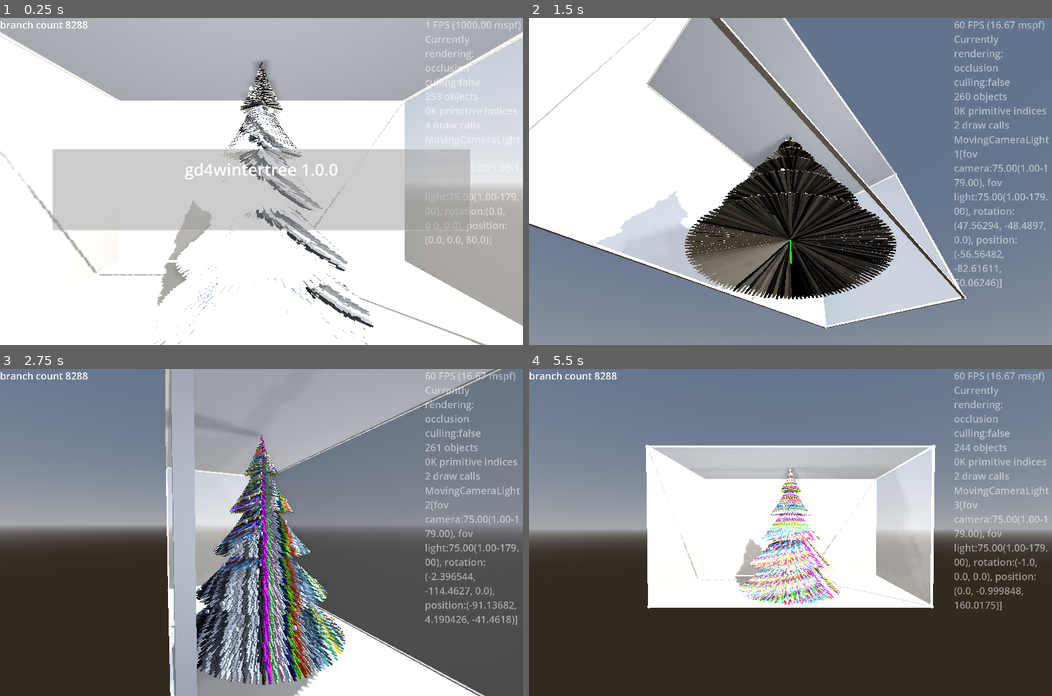
Above: before the commit, frames 1-4 (two rows, left to right).
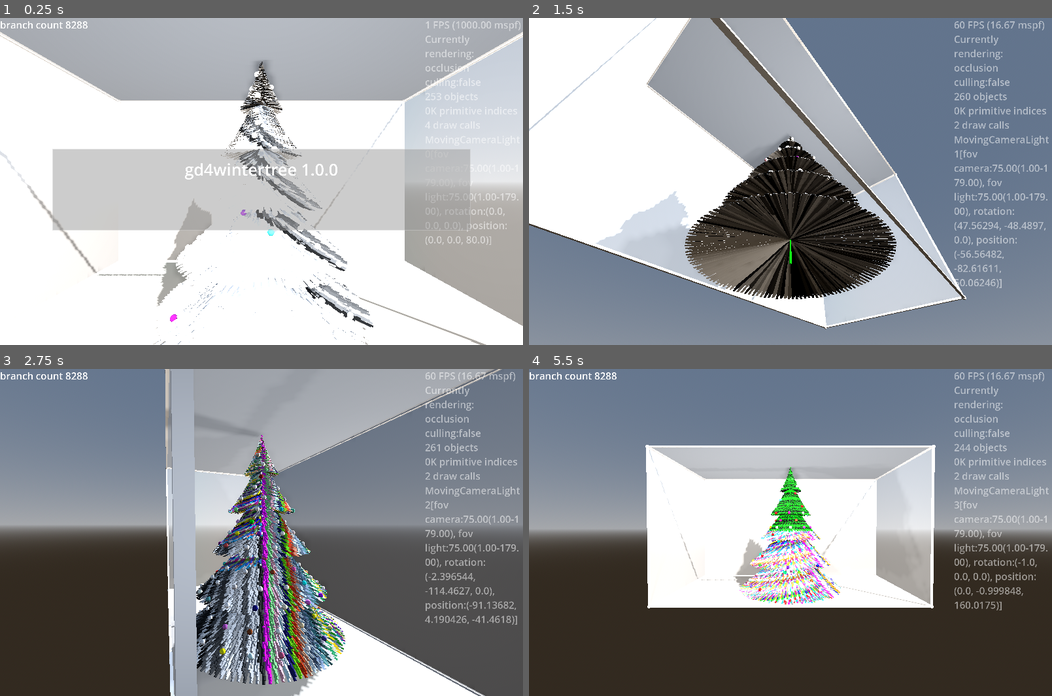
Above: after the commit, the same moments.

Repository: kasworld/gd4wintertree
Game: Godot game, scene res://main.tscn
The game is run twice, just before and just after one commit, with the same random seed, the same clock (stepped at 60 frames per second) and the same inputs.
Inputs (mouse positions are in pixels of both pictures, inside the frame that each line leads up to):
- Up to frame 1 (0.25 s): no input
- Up to frame 2 (1.5 s): tap Enter at 0.5 s; move the mouse to (905, 165) at 0.52 s; hold Right 0.53-1.28 s; tap Q at 0.6 s; click (905, 165) at 0.67 s; move the mouse to (685, 197) at 1.27 s; hold Down from 1.28 s (still down); tap E at 1.35 s
- Up to frame 3 (2.75 s): move the mouse to (313, 460) at 2.02 s; release Down at 2.03 s; hold Right from 2.03 s (still down); tap Enter at 2.1 s
- Up to frame 4 (5.5 s): move the mouse to (764, 597) at 2.77 s; release Right at 2.78 s; hold Up 2.78-3.53 s; tap one key every 0.75 s from 2.85 s: Q E Enter Q; click (764, 597) at 2.92 s; move the mouse to (947, 581) at 3.52 s; hold Left 3.53-5.03 s; move the mouse to (633, 483) at 4.27 s; move the mouse to (816, 532) at 5.02 s; hold Down from 5.03 s (still down); click (816, 532) at 5.17 s

The runs differ from the first frame. In frame 1, 0.4% of the frame differs, in the area x 30-68%, y 16-100%; in frame 2, 0.1%; in frame 3, 0.9%; in frame 4, 1.0%, in the area x 39-59%, y 30-70%.

Commit message:
update MeshTree

Diff:
--- a/main.gd
+++ b/main.gd
@@ -61,12 +61,12 @@
 	var sp_mesh := SphereMesh.new()
 	sp_mesh.radius = 1
 	sp_mesh.height = 1*2
-	var mesh_tree :MeshTree = preload("res://mesh_tree/mesh_tree.tscn").instantiate(
-		).init(sp_mesh, WorldSize.y, WorldSize.z/2, WorldSize.y/10, PI/10)
+	mesh_tree = preload("res://mesh_tree/mesh_tree.tscn").instantiate(
+		).init(sp_mesh, WorldSize.y, WorldSize.z/2, WorldSize.y/5, PI/5)
 	add_child(mesh_tree)
 	mesh_tree.position.y = - WorldSize.y/2
 
-
+var mesh_tree :MeshTree
 var line_tree :LineTree
 enum AniDir { Up, Down, Left , Right }
 var line_tree_inst_index :Array
@@ -75,6 +75,7 @@
 var ani_dir_data := ShuffleIter.new( [AniDir.Up, AniDir.Down, AniDir.Left , AniDir.Right] )
 var change_count := 0
 func linetree_animate(delta :float) -> void:
+	mesh_tree.rotate_y(delta)
 	line_tree.rotate_y(delta)
 	var lines :MultiMeshShape = line_tree.get_lines()
 	var co :Color = color_fn.call(color_fn_args.get_current())
@@ -106,6 +107,7 @@
 				lines.set_inst_color(i, co)
 			change_count +=1
 			ani_ended = change_count >= line_tree_inst_index[-1].size()
+	mesh_tree.set_inst_color( randi_range(0, mesh_tree.multimesh.instance_count-1),  random_color())
 
 	if ani_ended:
 		color_fn_args.get_next()
--- a/mesh_tree/mesh_tree.gd
+++ b/mesh_tree/mesh_tree.gd
@@ -1,4 +1,4 @@
-extends Node3D
+extends MultiMeshShape
 class_name MeshTree
 
 func init(mesh :Mesh, h :float, w :float, y_count :int, w_branch_density :float = PI, stage_count :int=5) -> MeshTree:
@@ -8,7 +8,7 @@
 		var y := y_step * yi
 		var r :float= calc_radius_by_y(y, h, w, stage_count)
 		pos_list.append_array(make_pos_list(y, r*w_branch_density, r))
-	$MultiMeshShape.init_meshs_by_point_list(mesh, pos_list, Color.WHITE)
+	init_meshs_by_point_list(mesh, pos_list, Color.WHITE)
 	return self
 
 func calc_radius_by_y(y :float, h :float, w :float, stage_count :int) -> float:
--- a/mesh_tree/mesh_tree.tscn
+++ b/mesh_tree/mesh_tree.tscn
@@ -1,13 +1,10 @@
-[gd_scene load_steps=4 format=3 uid="uid://bo3r63cxh32er"]
+[gd_scene load_steps=3 format=3 uid="uid://bo3r63cxh32er"]
 
 [ext_resource type="Script" uid="uid://bcl28n5sh2bvf" path="res://mesh_tree/mesh_tree.gd" id="1_3b33o"]
-[ext_resource type="PackedScene" uid="uid://cfnbpemvoy1i6" path="res://multi_mesh_shape/multi_mesh_shape.tscn" id="2_rev7e"]
 
-[sub_resource type="MultiMesh" id="MultiMesh_fxf6q"]
-resource_local_to_scene = true
+[sub_resource type="MultiMesh" id="MultiMesh_3b33o"]
 
-[node name="MeshTree" type="Node3D"]
+[node name="MeshTree" type="MultiMeshInstance3D"]
+multimesh = SubResource("MultiMesh_3b33o")
 script = ExtResource("1_3b33o")
-
-[node name="MultiMeshShape" parent="." instance=ExtResource("2_rev7e")]
-multimesh = SubResource("MultiMesh_fxf6q")
+metadata/_custom_type_script = "uid://brthvnlbu6c53"
